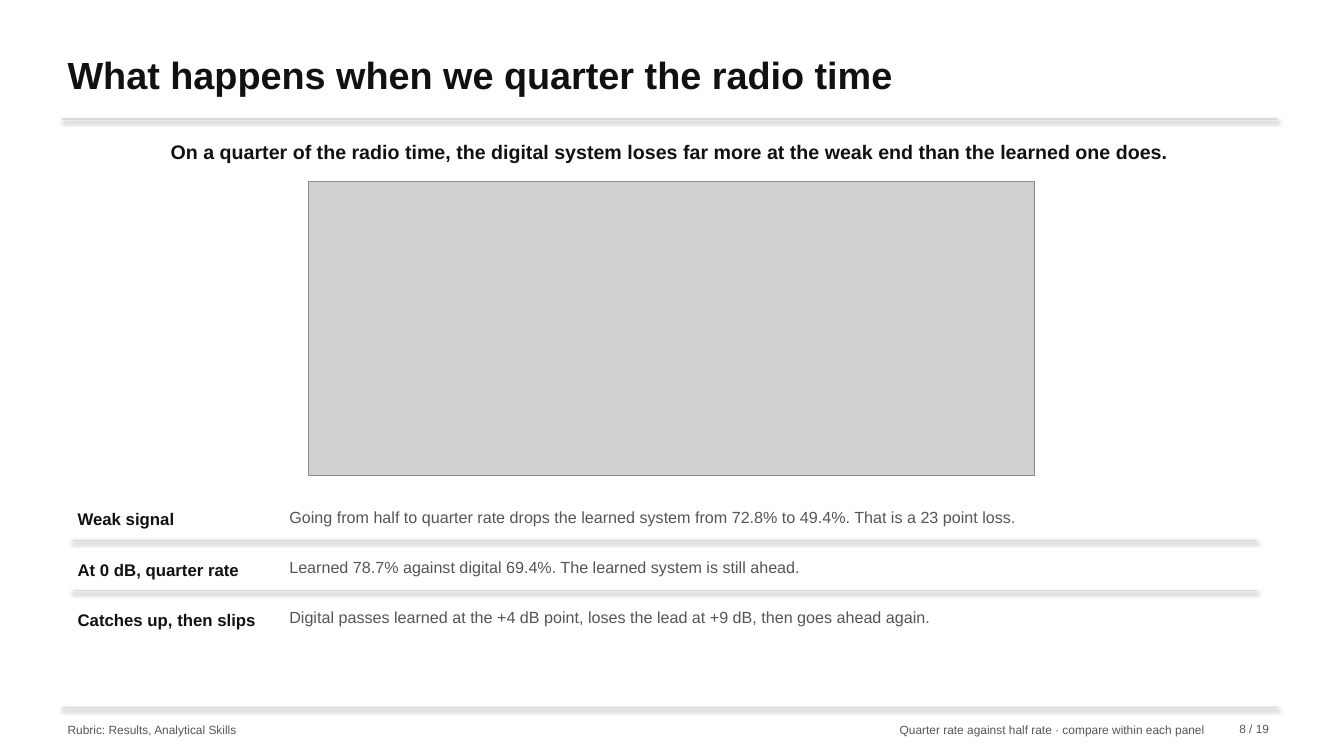
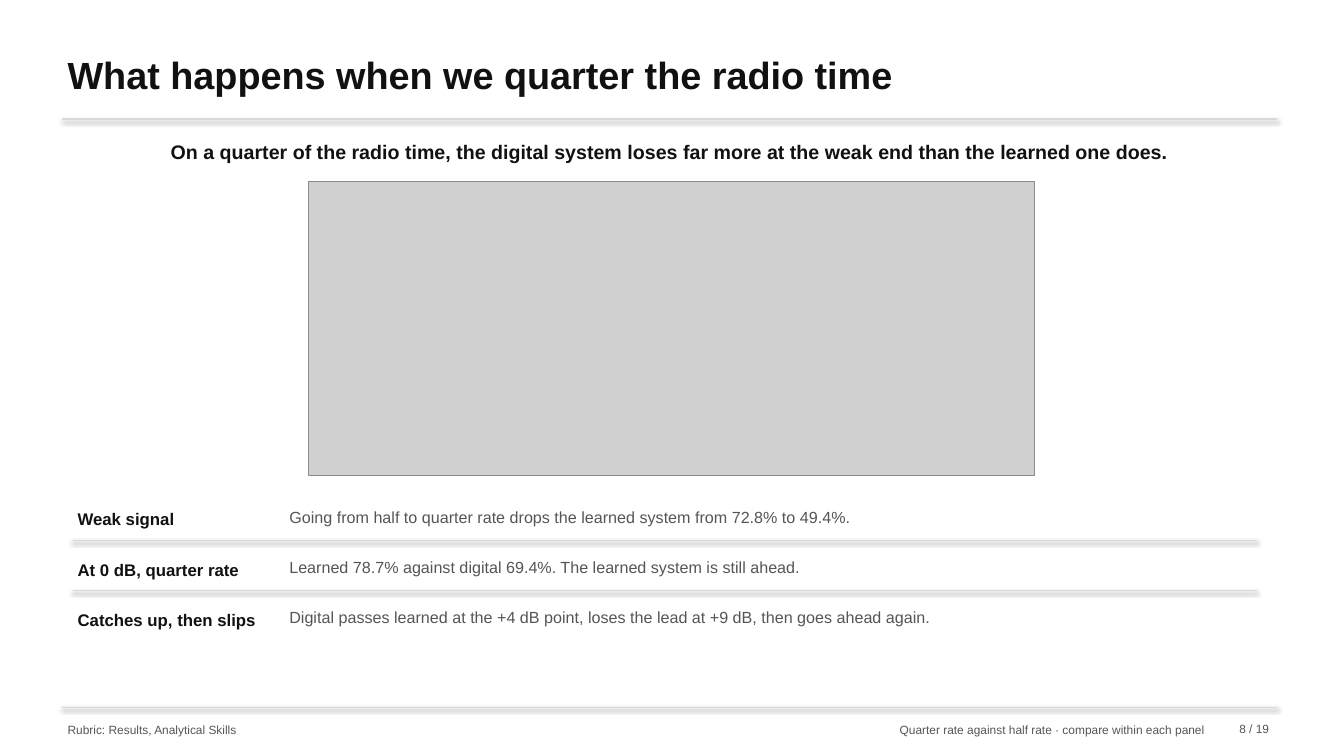
Before and after one commit to nxck2005/capstone, a slide deck: slide 8 of deliverables/review-2/semantic-communication-second-review.pptx. Drawn at 1344x756 pixels with LibreOffice and Linux fonts; fonts in the diff are those of the drawing; grey boxes stand for pictures. Boxes give left, top, right and bottom in pixels: in the first picture for what was removed or moved away, otherwise in the second. Text is boxed around its words. In the diff, an @@ line names an element or a change of style, - is before the commit and + after.

```diff
--- a/deliverables/review-2/semantic-communication-second-review.pptx
+++ b/deliverables/review-2/semantic-communication-second-review.pptx
@@ text at [289, 511, 850, 526]: text changed @@
-Going from half to quarter rate drops the learned system from 72.8% to 49.4%. That is a 23 point loss.
+Going from half to quarter rate drops the learned system from 72.8% to 49.4%.
```
Also in this commit, not shown: 10 other slides changed, 15 other files.
